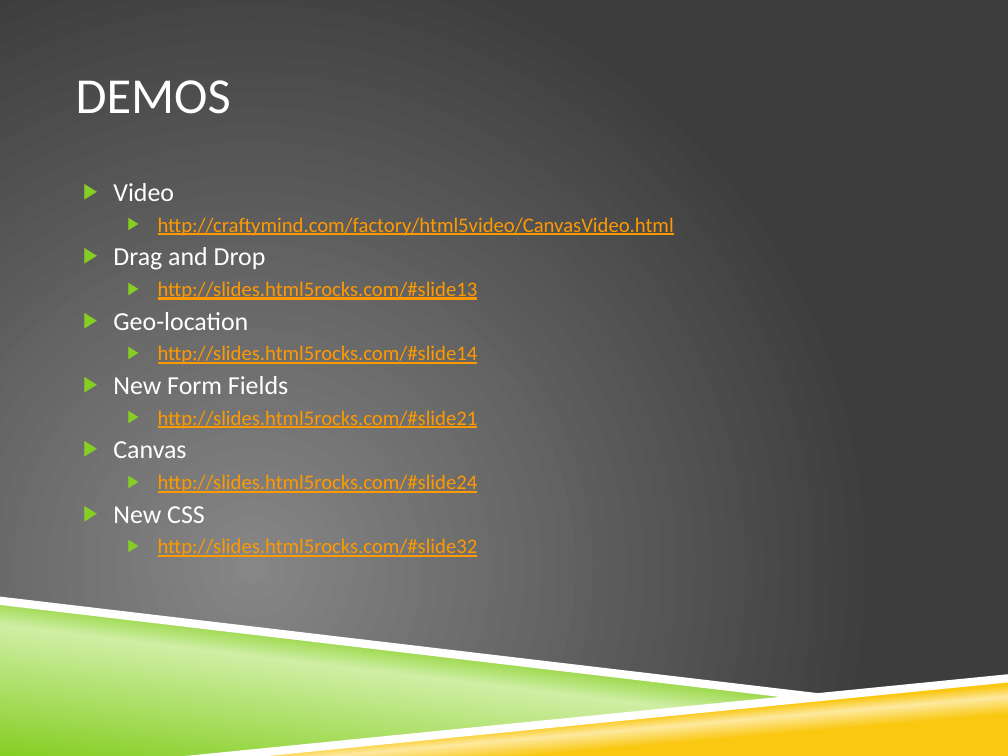
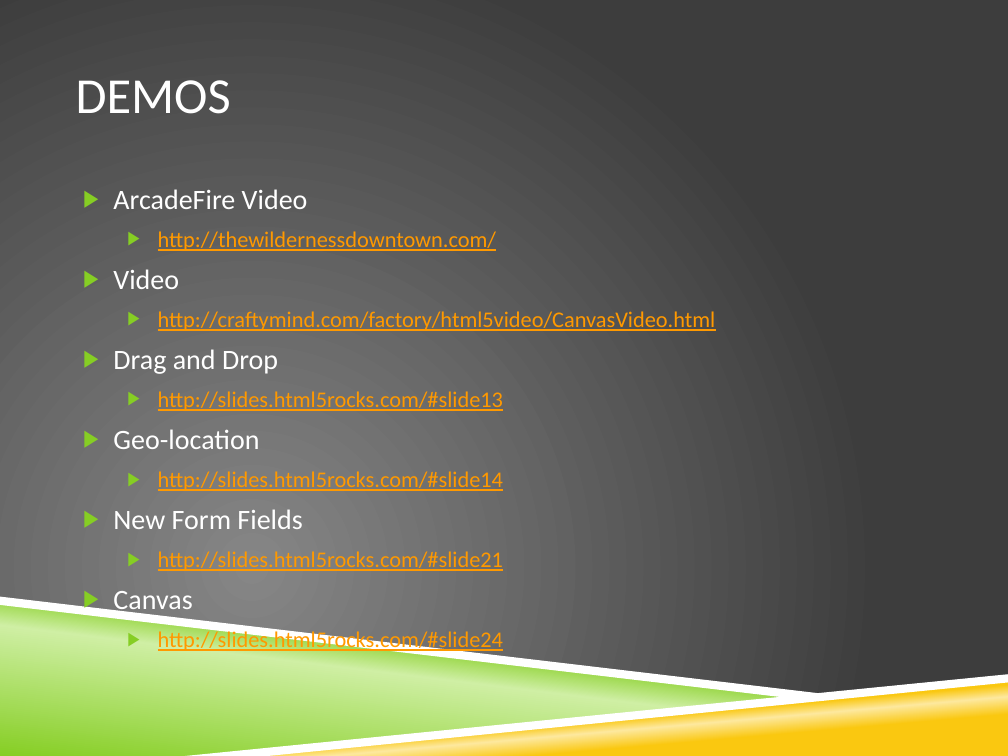
Before and after one commit to richardallred/523RPG, a slide deck: slide 24 of HTML 5.pptx. Drawn at 1008x756 pixels with LibreOffice and Linux fonts; fonts in the diff are those of the drawing; background and template pictures are left out. Boxes give left, top, right and bottom in pixels: in the first picture for what was removed or moved away, otherwise in the second. Text is boxed around its words. In the diff, an @@ line names an element or a change of style, - is before the commit and + after.

Commit message:
added arcade fire video to demos

```diff
--- a/HTML 5.pptx
+++ b/HTML 5.pptx
@@ text at box(113, 189, 497, 251): paragraphs added @@
+▶ ArcadeFire Video
+  ▶ http://thewildernessdowntown.com/
@@ text at box(113, 269, 716, 653): size 18.5 to 20 pt in "Video", "Drag and Drop", "Geo-location", "New Form Fields" and 1 more places; size 14.8 to 16 pt in "http://craftymind.com/factory/html5video/CanvasVideo.html", "http://slides.html5rocks.com/#slide13", "http://slides.html5rocks.com/#slide14", "http://slides.html5rocks.com/#slide21" and 1 more places; line spacing 0.8 to 1 @@
@@ text at box(113, 506, 478, 557): paragraphs removed @@
-▶ New CSS
-  ▶ http://slides.html5rocks.com/#slide32
```
